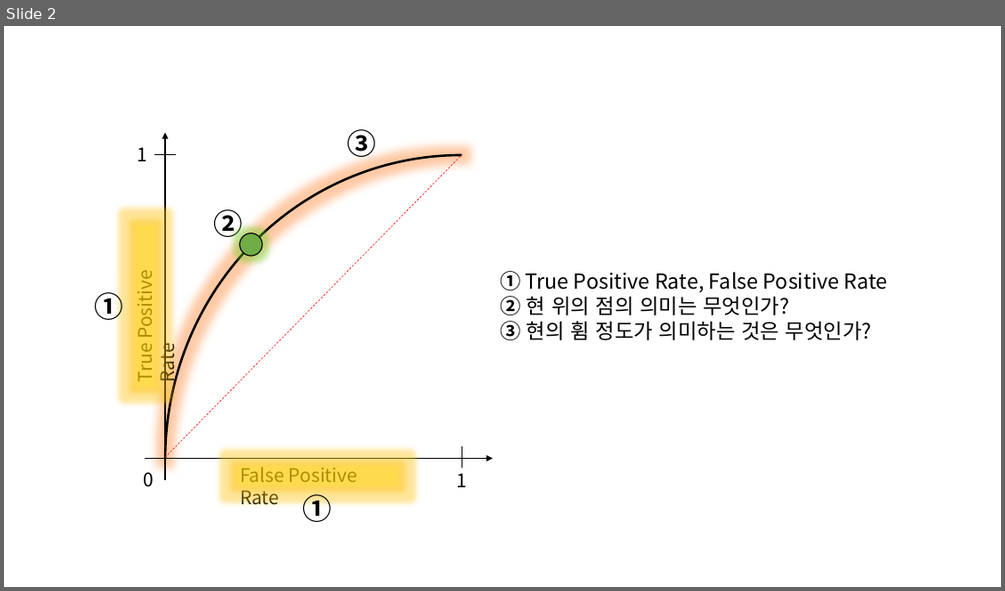
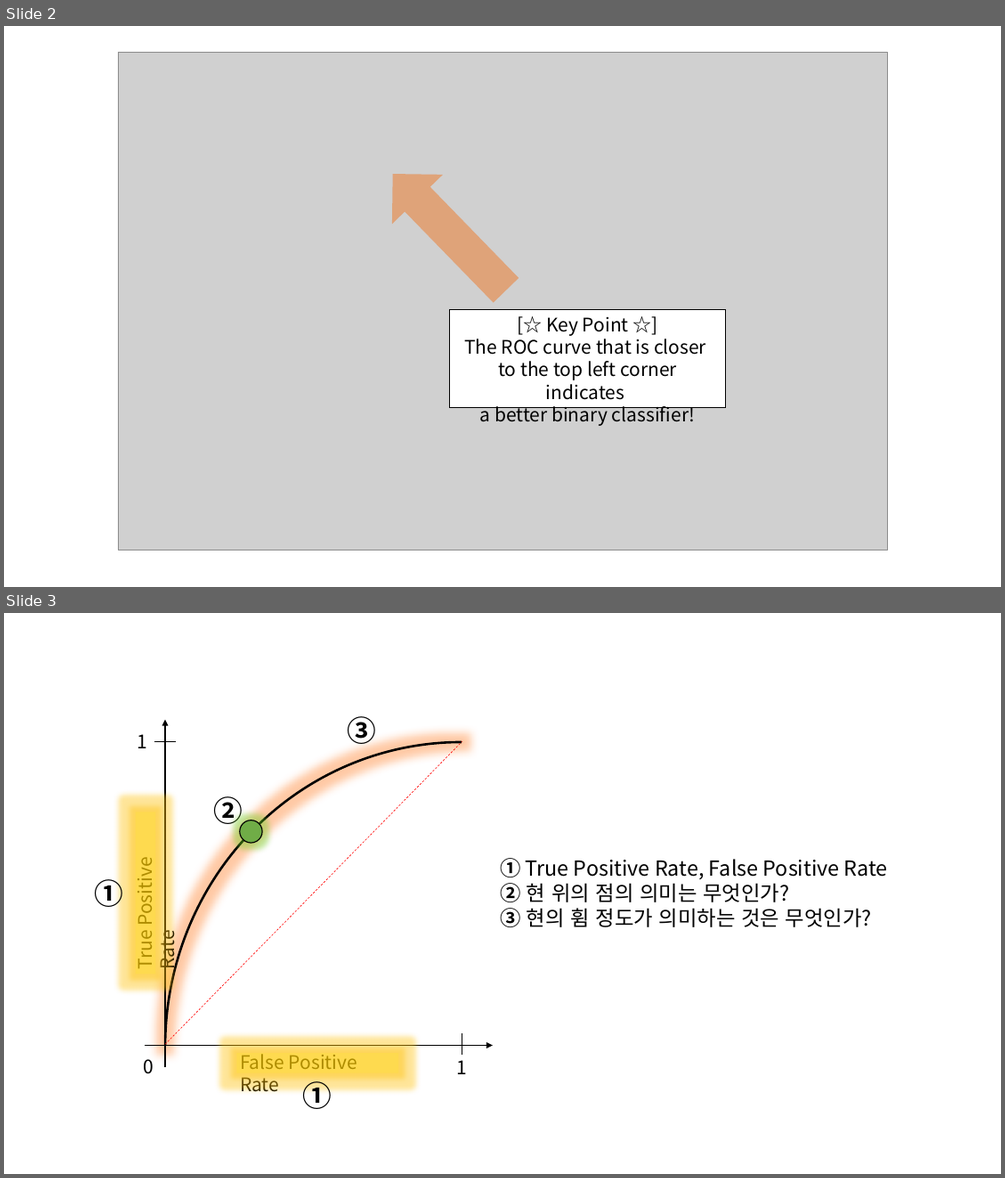
Before and after one commit to answeredbyablemind/answeredbyablemind.github.io, a slide deck: pics/2020-08-05-ROC/pics.pptx. Shown one above the other, each under a label of ours: slide 2 before the commit, slides 2 and 3 after it. The pictures are 1005x591 and 1005x1178 pixels, drawn with LibreOffice and Linux fonts; fonts in the diff are those of the drawing; grey boxes stand for pictures. Boxes give left, top, right and bottom in pixels: in the first picture for what was removed or moved away, otherwise in the second. Text is boxed around its words. In the diff, an @@ line names an element or a change of style, - is before the commit and + after.

```diff
--- a/pics/2020-08-05-ROC/pics.pptx
+++ b/pics/2020-08-05-ROC/pics.pptx
@@ slide 2 added at <box>4,26,1001,587</box>, background #FFFFFF @@
@@ picture added at <box>118,52,887,549</box> @@
@@ down arrow added at <box>367,149,532,315</box>, fill #ED7D31 at 54% opacity @@
@@ rectangle added at <box>450,309,727,408</box>, fill #FFFFFF, outline #000000 0.75 pt, 18 pt, text #000000 @@
+[☆ Key Point ☆]
+The ROC curve that is closer
+to the top left corner indicates
+a better binary classifier!
@@ what was slide 2 is now slide 3 @@
```
Also in this commit, not shown: 3 other slides added, 9 other files.
